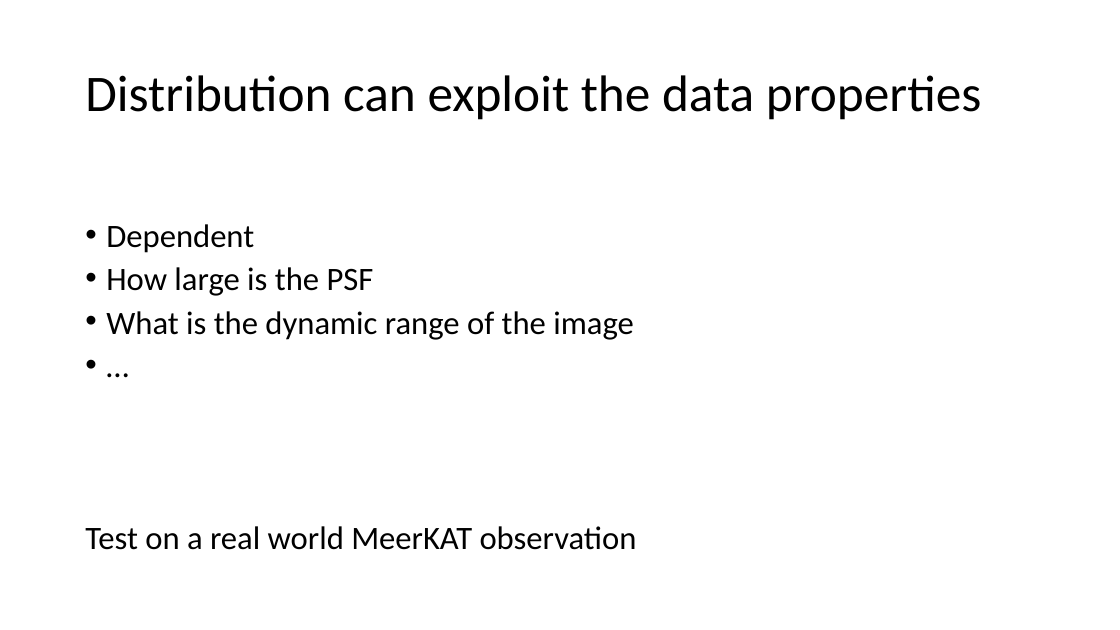
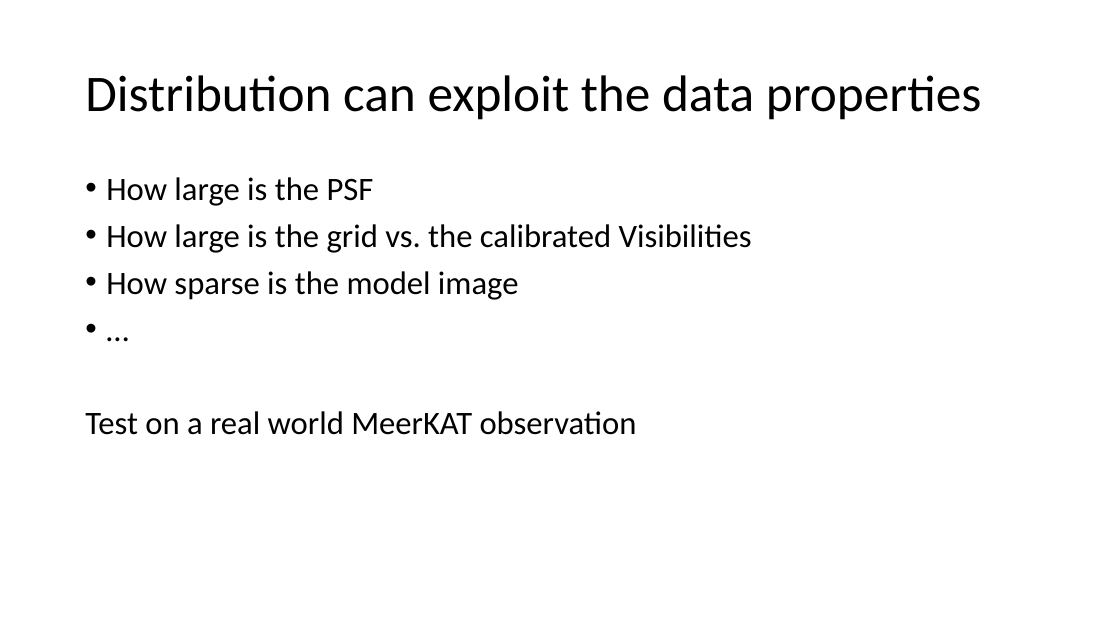
Before and after one commit to lord-blueberry/p9-doc, a slide deck: slide 16 of SKA-Days/Towards Distributed Image Reconstruction.pptx. Drawn at 1120x630 pixels with LibreOffice and Linux fonts; fonts in the diff are those of the drawing. Boxes give left, top, right and bottom in pixels: in the first picture for what was removed or moved away, otherwise in the second. Text is boxed around its words. In the diff, an @@ line names an element or a change of style, - is before the commit and + after.

```diff
--- a/SKA-Days/Towards Distributed Image Reconstruction.pptx
+++ b/SKA-Days/Towards Distributed Image Reconstruction.pptx
@@ text at (85, 177, 637, 435): line spacing 0.8 to 0.9 @@
@@ text at (106, 224, 254, 253): paragraph removed @@
-• Dependent
@@ text at (106, 224, 752, 300): text changed @@
-• What is the dynamic range of the image
+• How large is the grid vs. the calibrated Visibilities
+• How sparse is the model image
```
Also in this commit, not shown: 3 other slides changed, 5 slides added, 5 slides removed, 1 other file.
